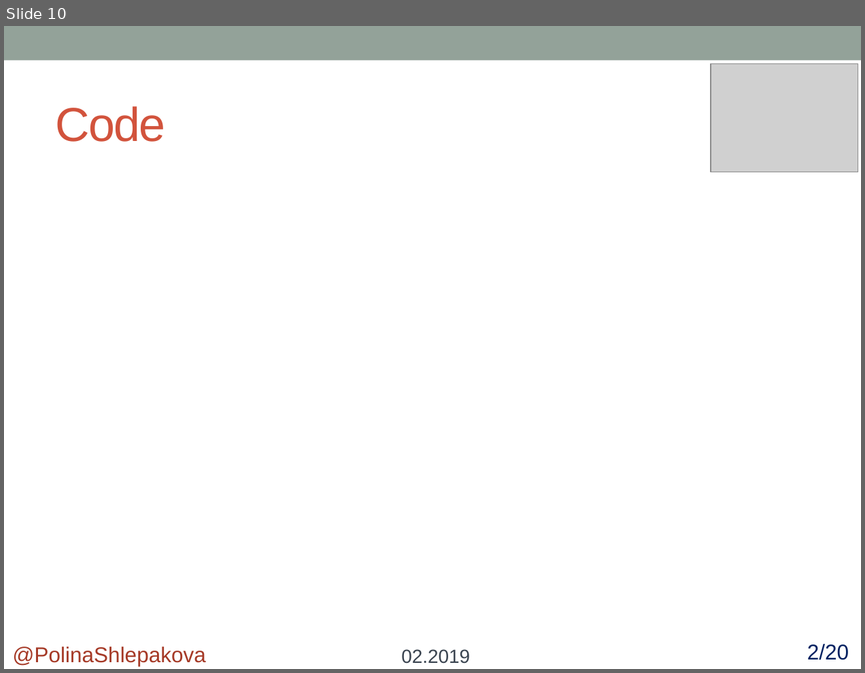
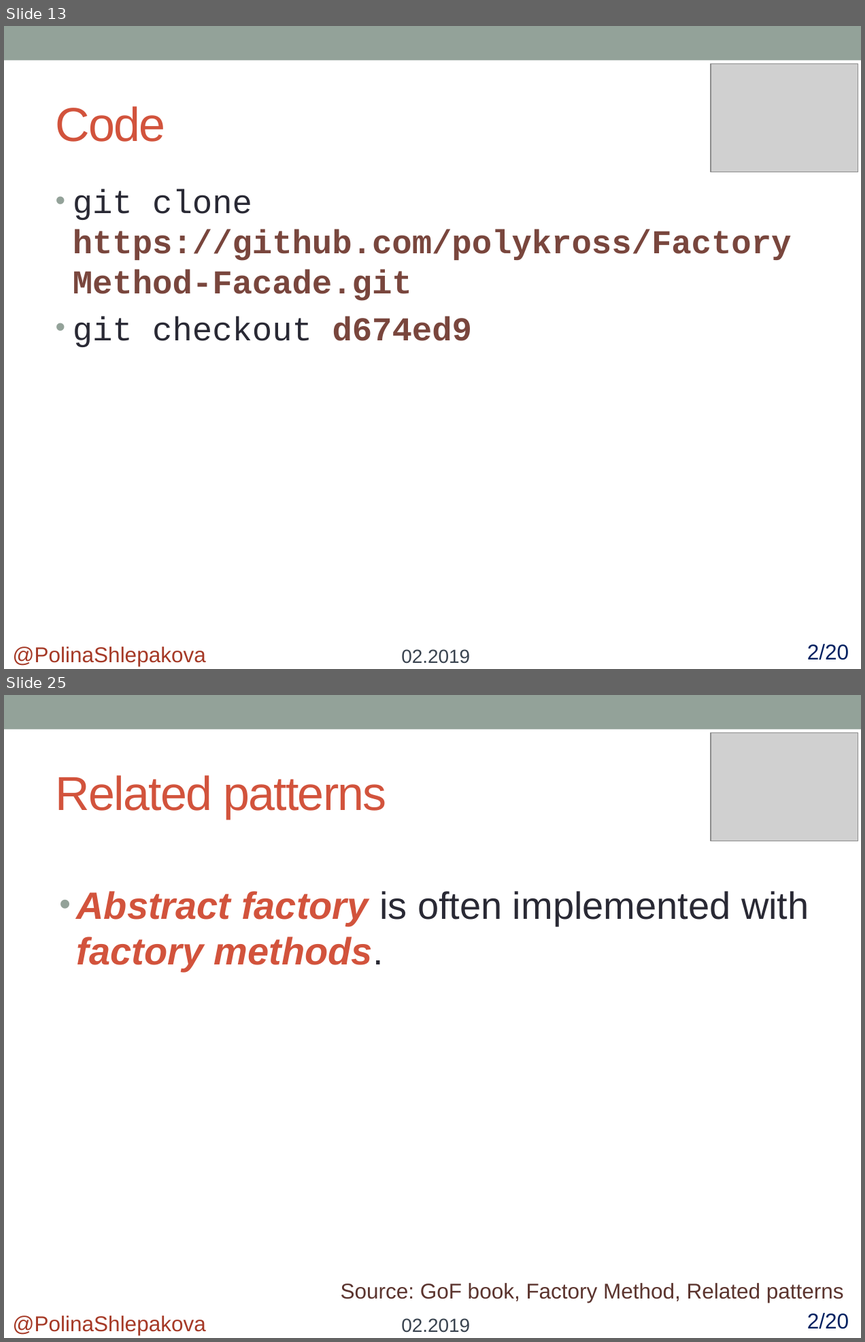
Before and after one commit to polykross/FactoryMethod-Facade, a slide deck: FactoryMethod/Presentation/FactoryMethod.pptx. Shown one above the other, each under a label of ours: slide 10 before the commit, slides 13 and 25 after it; the slides between them are not shown. The pictures are 865x673 and 865x1342 pixels, drawn with LibreOffice and Linux fonts; fonts in the diff are those of the drawing; grey boxes stand for pictures. Boxes give left, top, right and bottom in pixels: in the first picture for what was removed or moved away, otherwise in the second. Text is boxed around its words. In the diff, an @@ line names an element or a change of style, - is before the commit and + after.

Commit message:
Analyze Factory method pattern
Add to presentation:
- description
- applicabitity
- advantages & disadvantages
- related patterns

---
Test:
open FactoryMethod/Presentation/FactoryMethod.pptx

```diff
--- a/FactoryMethod/Presentation/FactoryMethod.pptx
+++ b/FactoryMethod/Presentation/FactoryMethod.pptx
@@ slide 25 added at [4,695,861,1338], background #FFFFFF; not listed: 1 template element that a slide beside it also shows @@
@@ picture added at [711,732,858,841] @@
@@ title added at [56,775,387,819], 40 pt, text #D2533C @@
+Related patterns
@@ text added at [77,891,809,972], 32 pt, text #D2533C, bold, italic @@
+• Abstract factory is often implemented with factory methods.
@@ text added at [341,1283,844,1302], 18 pt, text #5B352E @@
+Source: GoF book, Factory Method, Related patterns
@@ text added at [13,1315,206,1335], 18 pt, text #A53926 @@
+@PolinaShlepakova
@@ text added at [401,1318,470,1332], 16 pt, text #394350 @@
+02.2019
@@ text added at [807,1312,849,1329], 18 pt, text #002060 @@
+2/20
@@ what was slide 10 is now slide 13 @@
@@ slide 13 changed as well @@
@@ text added at [73,189,791,347], 28 pt, text #79463D, bold @@
+• git clone https://github.com/polykross/FactoryMethod-Facade.git
+• git checkout d674ed9
```
Also in this commit, not shown: 1 other slide changed, 20 other slides added.
